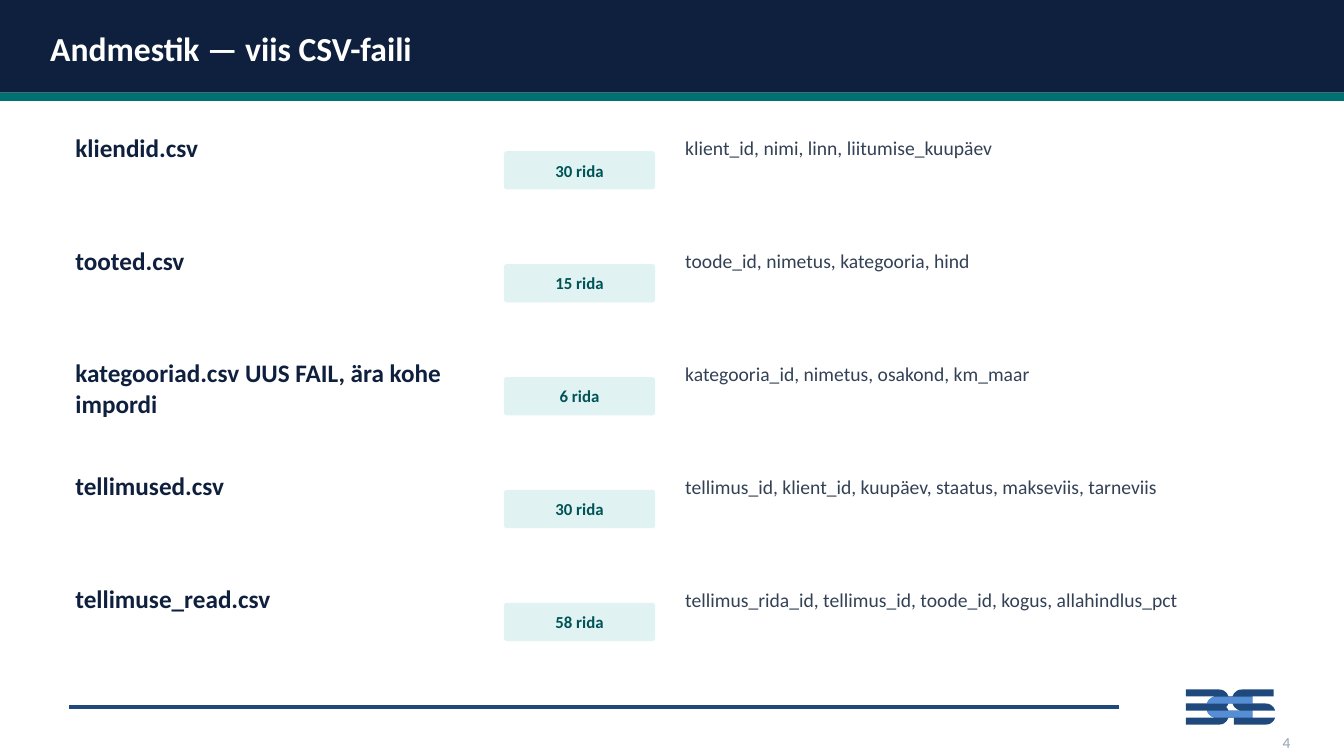
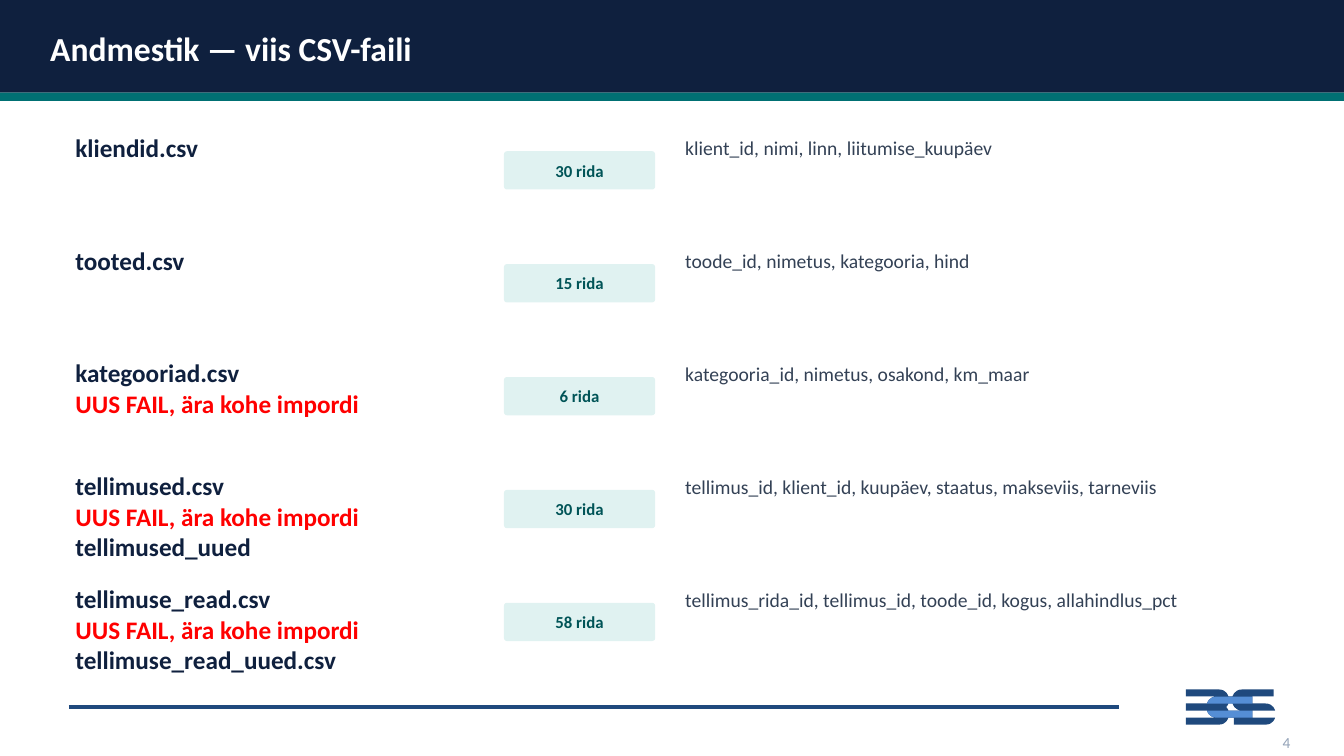
Before and after one commit to emilieabel/andmetarkus, a slide deck: slide 2 of Materjalid/Day8 SQL/8-paev-andmetarkus-esitlus.pptx. Drawn at 1344x756 pixels with LibreOffice and Linux fonts; fonts in the diff are those of the drawing. Boxes give left, top, right and bottom in pixels: in the first picture for what was removed or moved away, otherwise in the second. Text is boxed around its words. In the diff, an @@ line names an element or a change of style, - is before the commit and + after.

```diff
--- a/Materjalid/Day8 SQL/8-paev-andmetarkus-esitlus.pptx
+++ b/Materjalid/Day8 SQL/8-paev-andmetarkus-esitlus.pptx
@@ text "kategooriad.csv UUS FAIL, ära kohe ..." at [75, 364, 359, 417]: text colour #0F203E to #FF0000 in "UUS FAIL, ära kohe impordi" @@
@@ text at [75, 477, 359, 560]: text changed @@
-tellimused.csv
+tellimused.csv
+UUS FAIL, ära kohe impordi tellimused_uued
@@ text at [75, 590, 359, 673]: text changed @@
-tellimuse_read.csv
+tellimuse_read.csv
+UUS FAIL, ära kohe impordi tellimuse_read_uued.csv
```
Also in this commit, not shown: 6 other slides changed, 2 slides added, 1 slide removed, 6 other files.
